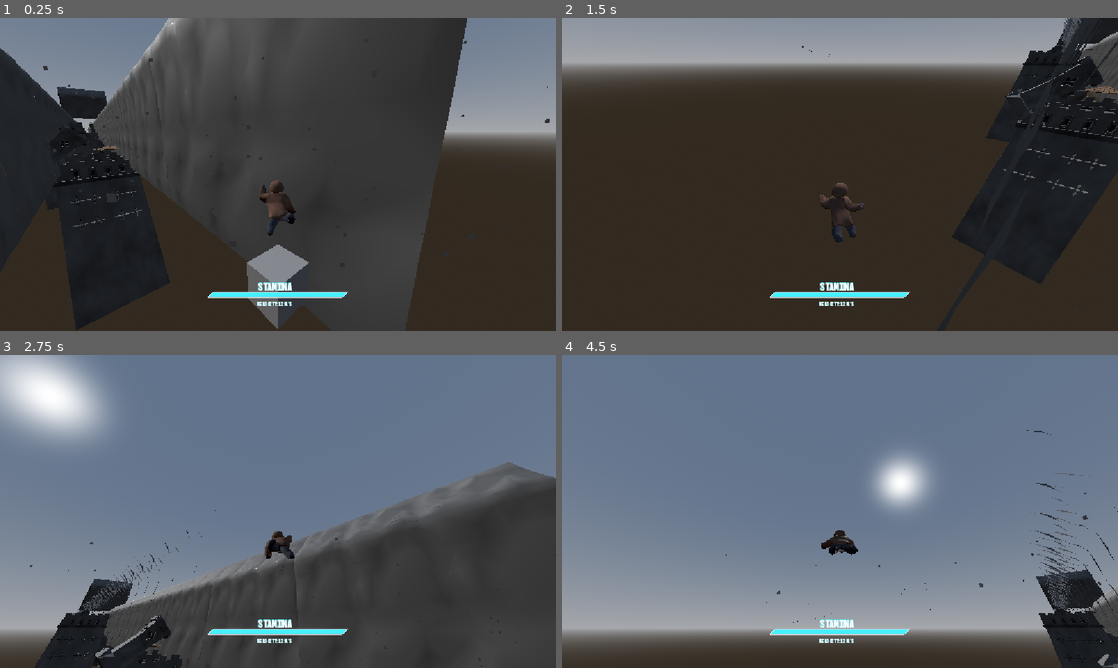
Above: before the commit, frames 1-4 (two rows, left to right).
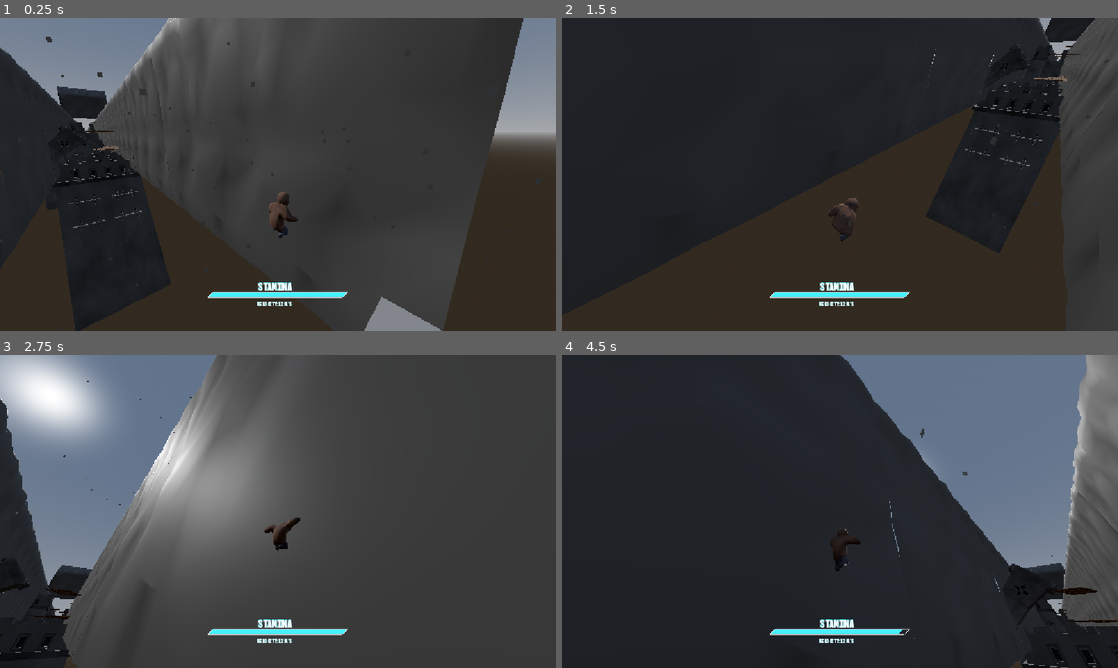
Above: after the commit, the same moments.

Repository: PortalGolem/havenIE2026GameJam
Game: Godot game, scene res://Scenes/Main.tscn
The game is run twice, just before and just after one commit, with the same random seed, the same clock (stepped at 60 frames per second) and the same inputs.
Inputs (mouse positions are in pixels of both pictures, inside the frame that each line leads up to):
- Up to frame 1 (0.25 s): no input
- Up to frame 2 (1.5 s): move the mouse to (962, 158) at 0.52 s; hold D (Right) 0.53-1.28 s; hold Shift (Dash) 0.53-1.28 s; tap Space (Jump) at 0.77, 0.8, 1.07, 1.35 s; move the mouse to (728, 190) at 1.27 s; hold S (Backward) from 1.28 s (still down)
- Up to frame 3 (2.75 s): tap Space (Jump) at 1.52, 1.82, 2.3 s; tap Shift (Dash) at 1.55 s; move the mouse to (333, 442) at 2.02 s; release S (Backward) at 2.03 s; press the mouse at (333, 442) at 2.03 s; hold D (Right) from 2.03 s (still down)
- Up to frame 4 (4.5 s): move the mouse to (812, 574) at 2.77 s; release D (Right) at 2.78 s; release the mouse at (812, 574) at 2.78 s; hold W (Forward) 2.78-3.53 s; tap Shift (Dash) at 2.85 s; tap Space (Jump) at 3.02, 3.32, 3.77, 3.8, 4.07, 4.35 s; move the mouse to (1006, 558) at 3.52 s; hold Shift (Dash) 3.53-4.28 s; hold A (Left) from 3.53 s (still down); move the mouse to (673, 464) at 4.27 s

The runs differ from the first frame. In frame 1, 9.5% of the frame differs, in the area x 0-99%, y 0-100%; in frame 2, 30%; in frame 3, 51%; in frame 4, 77%, in the area x 0-100%, y 0-100%.
Error before the commit: Cannot call method 'get' on a null value. (res://Player/PlayerController.gd:126)

Commit message:
fix crashing

Diff:
--- a/Assets/Models/PlayerAnimations.tscn
+++ b/Assets/Models/PlayerAnimations.tscn
@@ -26,25 +26,23 @@
 animation = &"jumping"
 
 [sub_resource type="AnimationNodeStateMachineTransition" id="AnimationNodeStateMachineTransition_yf4sw"]
+switch_mode = 1
 advance_mode = 2
 
 [sub_resource type="AnimationNodeStateMachineTransition" id="AnimationNodeStateMachineTransition_uxt4m"]
+switch_mode = 1
 advance_mode = 2
 
 [sub_resource type="AnimationNodeStateMachineTransition" id="AnimationNodeStateMachineTransition_4oj7t"]
+switch_mode = 1
 advance_mode = 2
 
 [sub_resource type="AnimationNodeStateMachineTransition" id="AnimationNodeStateMachineTransition_bjju2"]
+switch_mode = 1
 advance_mode = 2
 
 [sub_resource type="AnimationNodeStateMachineTransition" id="AnimationNodeStateMachineTransition_s6cer"]
-advance_mode = 2
-
-[sub_resource type="AnimationNodeStateMachineTransition" id="AnimationNodeStateMachineTransition_1ybee"]
-advance_mode = 2
-
-[sub_resource type="AnimationNodeStateMachineTransition" id="AnimationNodeStateMachineTransition_4uv6p"]
-switch_mode = 2
+switch_mode = 1
 advance_mode = 2
 
 [sub_resource type="AnimationNodeStateMachineTransition" id="AnimationNodeStateMachineTransition_h5pqb"]
@@ -52,17 +50,28 @@
 advance_mode = 2
 
 [sub_resource type="AnimationNodeStateMachineTransition" id="AnimationNodeStateMachineTransition_qhi2c"]
+switch_mode = 1
 advance_mode = 2
 
 [sub_resource type="AnimationNodeStateMachineTransition" id="AnimationNodeStateMachineTransition_xijfn"]
+switch_mode = 1
+advance_mode = 2
+
+[sub_resource type="AnimationNodeStateMachineTransition" id="AnimationNodeStateMachineTransition_1ybee"]
+switch_mode = 1
+advance_mode = 2
+
+[sub_resource type="AnimationNodeStateMachineTransition" id="AnimationNodeStateMachineTransition_4uv6p"]
+switch_mode = 2
 advance_mode = 2
 
 [sub_resource type="AnimationNodeStateMachineTransition" id="AnimationNodeStateMachineTransition_y2cn6"]
+switch_mode = 1
 advance_mode = 2
 
 [sub_resource type="AnimationNodeStateMachine" id="AnimationNodeStateMachine_6faft"]
 states/DoubleJump/node = SubResource("AnimationNodeAnimation_h5pqb")
-states/DoubleJump/position = Vector2(535.44, -21)
+states/DoubleJump/position = Vector2(481.44, -81)
 states/End/position = Vector2(1032, 101.3696)
 states/Falling/node = SubResource("AnimationNodeAnimation_m7dtw")
 states/Falling/position = Vector2(322.00003, 100.9237)
@@ -74,81 +83,81 @@
 states/Sprint/position = Vector2(641.072, 100.16902)
 states/jumping/node = SubResource("AnimationNodeAnimation_nggha")
 states/jumping/position = Vector2(802, 230.99834)
-transitions = ["Start", "Falling", SubResource("AnimationNod …(327 unchanged characters)… ionNodeStateMachineTransition_s6cer"), "Roll on Walll", "jumping", SubResource("AnimationNodeStateMachineTransition_1ybee"), "jumping", "Falling", SubResource("AnimationNodeStateMachineTransition_4uv6p"), "DoubleJump", "Falling", SubResource("AnimationNodeStateMachineTransition_h5pqb"), "Falling", "Roll RightWall (reversed)", SubResource("AnimationNodeStateMachineTransition_qhi2c"), "Sprint", "Roll RightWall (reversed)", SubResource("AnimationNodeStateMachineTransition_xijfn"), "Roll RightWall (reversed)", "jumpin …(61 unchanged characters)…
-graph_offset = Vector2(330, -240)
+transitions = ["Start", "Falling", SubResource("AnimationNod …(327 unchanged characters)… ionNodeStateMachineTransition_s6cer"), "DoubleJump", "Falling", SubResource("AnimationNodeStateMachineTransition_h5pqb"), "Falling", "Roll RightWall (reversed)", SubResource("AnimationNodeStateMachineTransition_qhi2c"), "Sprint", "Roll RightWall (reversed)", SubResource("AnimationNodeStateMachineTransition_xijfn"), "Roll on Walll", "jumping", SubResource("AnimationNodeStateMachineTransition_1ybee"), "jumping", "Falling", SubResource("AnimationNodeStateMachineTransition_4uv6p"), "Roll RightWall (reversed)", "jumpin …(61 unchanged characters)…
+graph_offset = Vector2(6, -118)
 
 [node name="Animamtiaons" unique_id=1687737446 instance=ExtResource("1_h5pqb")]
 
-[node name="Armature" parent="." index="0" unique_id=1544583536]
+[node name="Armature" parent="." index="0" unique_id=281443999]
 transform = Transform3D(0.01, 0, 0, 0, -4.3711387e-10, -0.01, 0, 0.01, -4.3711387e-10, 0, 0, 0)
 
-[node name="Skeleton3D" parent="Armature" index="0" unique_id=1343618362]
-bones/0/position = Vector3(-14.326654, -13.934332, -243.46822)
-bones/0/rotation = Quaternion(-0.73754853, -0.23817317, 0.24405892, 0.58286446)
-bones/1/position = Vector3(36.67784, -20.48984, -1.1551702)
-bones/1/rotation = Quaternion(0.077610135, 0.13410917, 0.9807672, -0.11868946)
-bones/2/position = Vector3(-1.8083254e-06, 101.28784, -6.5517215e-06)
-bones/2/rotation = Quaternion(-0.2781968, 0.18084851, -0.044460088, 0.94229704)
-bones/3/position = Vector3(3.5252024e-06, 81.36629, -6.1120654e-06)
-bones/3/rotation = Quaternion(0.54334027, -0.06994204, -0.113618836, 0.8288427)
-bones/4/position = Vector3(-4.4989506e-06, 10.007628, 2.200868e-07)
-bones/4/rotation = Quaternion(0.065252185, -0.060532168, -0.007442939, 0.9960033)
-bones/5/position = Vector3(4.0656887e-06, 10.391155, -1.937151e-07)
-bones/6/position = Vector3(-36.67785, -20.48985, 1.3625073)
-bones/6/rotation = Quaternion(-0.15199849, -0.22013064, 0.95217764, 0.14763758)
-bones/7/position = Vector3(-1.2345203e-05, 101.27372, -7.4912887e-06)
-bones/7/rotation = Quaternion(-0.091453664, 0.006074459, 0.013087178, 0.9957049)
-bones/8/position = Vector3(2.5968438e-06, 81.30672, -9.45103e-07)
-bones/8/rotation = Quaternion(0.65252614, 0.0939265, 0.13535313, 0.73963976)
-bones/9/position = Vector3(3.8530193e-06, 10.937734, -4.3640707e-06)
-bones/9/rotation = Quaternion(0.19373323, -0.071564004, 0.0040691514, 0.97843224)
-bones/10/position = Vector3(9.179114e-06, 9.48795, -3.2484509e-06)
-bones/11/position = Vector3(-1.4305115e-06, 36.89383, -0.69034415)
-bones/11/rotation = Quaternion(0.03603475, 0.01782606, -0.014482719, 0.9990867)
-bones/12/position = Vector3(2.6226044e-06, 43.050312, -1.1384486e-05)
-bones/12/rotation = Quaternion(0.090854935, 0.03464371, -0.017253775, 0.9951119)
-bones/13/position = Vector3(-3.3080578e-06, 49.200424, 9.417534e-06)
-bones/13/rotation = Quaternion(0.09085495, 0.0346438, -0.01725378, 0.9951119)
-bones/14/position = Vector3(26.788757, 43.40868, -0.131257)
-bones/14/rotation = Quaternion(-0.42417854, -0.5385653, 0.5759114, -0.44536072)
-bones/15/position = Vector3(9.23316e-06, 57.98897, 1.8692119e-05)
-bones/15/rotation = Quaternion(-0.29135942, -0.17656955, 0.26931113, 0.9007799)
-bones/16/position = Vector3(-6.615813e-06, 58.27228, 5.4672964e-06)
-bones/16/rotation = Quaternion(0.09832993, 0.10202643, 0.26109987, 0.9548554)
-bones/17/position = Vector3(4.3537148e-07, 82.12621, 1.3717663e-06)
-bones/17/rotation = Quaternion(-0.17779914, -0.036553085, 0.08451532, 0.9797492)
-bones/18/position = Vector3(1.0908577e-06, 4.298011, 1.6229424e-06)
-bones/18/rotation = Quaternion(0.34897378, -0.012238599, 0.07341578, 0.93417215)
-bones/19/position = Vector3(1.1086463e-05, 13.909429, -4.7008502e-06)
-bones/19/rotation = Quaternion(0.5585628, -0.048543494, 0.1241184, 0.8186853)
-bones/20/position = Vector3(2.9941182, 12.96608, -4.533174)
-bones/20/rotation = Quaternion(-0.13760167, -0.006043837, -0.108170524, 0.9845448)
-bones/21/position = Vector3(-0.0052250624, 13.869185, -0.7683346)
-bones/22/position = Vector3(6.0796738e-06, 55.35039, -2.0952044e-05)
-bones/22/rotation = Quaternion(0.06408592, 0.016996955, 0.055911165, 0.9962319)
-bones/23/position = Vector3(2.2888184e-05, 40.29781, -1.3557034)
-bones/23/rotation = Quaternion(0.05059442, 0.1392589, -0.08114952, 0.9856277)
-bones/24/position = Vector3(-3.8146973e-06, 103.978714, -3.498083)
-bones/25/position = Vector3(-26.788742, 43.412132, -0.3156148)
-bones/25/rotation = Quaternion(0.53246355, -0.45509866, 0.5784059, 0.41810808)
-bones/26/position = Vector3(1.4920345e-05, 57.988987, -1.7319853e-06)
-bones/26/rotation = Quaternion(-0.28905302, 0.1775109, -0.27883416, 0.8984375)
-bones/27/position = Vector3(-1.3728155e-06, 58.273525, -4.000308e-06)
-bones/27/rotation = Quaternion(0.07097365, -0.039558597, -0.17152628, 0.9818232)
-bones/28/position = Vector3(8.658321e-06, 82.12444, -1.0045192e-06)
-bones/28/rotation = Quaternion(0.1011406, 0.14273474, -0.19073571, 0.9659282)
-bones/29/position = Vector3(1.3760629e-07, 6.362248, -1.2779405e-05)
-bones/29/rotation = Quaternion(0.25994548, 0.025103923, -0.06859198, 0.9628569)
-bones/30/position = Vector3(5.3048157e-06, 12.175822, 1.4796856e-05)
-bones/30/rotation = Quaternion(0.4824677, 0.011833362, -0.020068757, 0.8756039)
-bones/31/position = Vector3(-0.5966809, 13.617435, -4.704479)
-bones/31/rotation = Quaternion(-0.13056548, 0.019785844, 0.0738315, 0.98848885)
-bones/32/position = Vector3(1.5220084, 13.57924, -0.9474573)
+[node name="Skeleton3D" parent="Armature" index="0" unique_id=910120800]
+bones/0/position = Vector3(-15.282215, -42.333244, -262.91125)
+bones/0/rotation = Quaternion(-0.28827924, 0.08330861, -0.08710657, 0.94993013)
+bones/1/position = Vector3(36.677845, -20.48984, -1.1551886)
+bones/1/rotation = Quaternion(0.04067154, 0.2299926, 0.90974927, -0.34322828)
+bones/2/position = Vector3(2.0651785e-05, 101.28787, -1.8910483e-05)
+bones/2/rotation = Quaternion(-0.9368303, 0.058088165, -0.11726611, 0.32438156)
+bones/3/position = Vector3(2.2633547e-05, 81.36629, 7.722057e-06)
+bones/3/rotation = Quaternion(0.76474464, -0.09558697, -0.07561815, 0.63270116)
+bones/4/position = Vector3(6.5525164e-06, 10.007615, 8.438557e-06)
+bones/4/rotation = Quaternion(0.09286151, 0.0023161133, -0.0020775287, 0.9956742)
+bones/5/position = Vector3(3.488362e-05, 10.391156, 5.2154064e-07)
+bones/6/position = Vector3(-36.677845, -20.489819, 1.3625003)
+bones/6/rotation = Quaternion(-0.21339956, 0.17301437, 0.9329953, 0.23247899)
+bones/7/position = Vector3(3.413788e-06, 101.27373, 1.8934588e-05)
+bones/7/rotation = Quaternion(-0.26048788, -0.07672799, 0.041421004, 0.96153176)
+bones/8/position = Vector3(7.003686e-06, 81.30674, 4.41412e-06)
+bones/8/rotation = Quaternion(0.60482943, 0.12876128, 0.21085526, 0.75706154)
+bones/9/position = Vector3(1.9257511e-06, 10.937721, -1.5633468e-06)
+bones/9/rotation = Quaternion(0.08759736, -0.0013603577, 0.009068943, 0.99611384)
+bones/10/position = Vector3(1.0371207e-05, 9.487925, -6.586312e-06)
+bones/11/position = Vector3(-8.34465e-07, 36.893826, -0.69034445)
+bones/11/rotation = Quaternion(-0.034913387, 0.0017648671, -0.01225837, 0.9993136)
+bones/12/position = Vector3(2.3841858e-06, 43.050343, 4.1723223e-07)
+bones/12/rotation = Quaternion(-0.05272375, -0.009207175, -0.014771867, 0.9984575)
+bones/13/position = Vector3(2.3841858e-06, 49.20041, 1.31726265e-05)
+bones/13/rotation = Quaternion(-0.052778732, -0.008748556, -0.01475212, 0.998459)
+bones/14/position = Vector3(26.788744, 43.40863, -0.13122521)
+bones/14/rotation = Quaternion(-0.628473, -0.3457388, 0.586172, -0.3766814)
+bones/15/position = Vector3(9.890233e-06, 57.988987, 1.9533292e-05)
+bones/15/rotation = Quaternion(0.2606483, -0.19870646, -0.3170805, 0.88996536)
+bones/16/position = Vector3(-2.9483499e-05, 58.272278, 6.9451435e-06)
+bones/16/rotation = Quaternion(0.008414008, 4.0872026e-05, 0.5267408, 0.8499844)
+bones/17/position = Vector3(-6.6570306e-06, 82.1262, 1.7044375e-05)
+bones/17/rotation = Quaternion(-0.060214162, 0.23483805, 0.0681933, 0.96776813)
+bones/18/position = Vector3(-6.5162607e-07, 4.298009, -5.503676e-05)
+bones/18/rotation = Quaternion(0.14043881, -0.01385238, 0.1282842, 0.9816457)
+bones/19/position = Vector3(7.2717658e-06, 13.909437, -1.3283918e-05)
+bones/19/rotation = Quaternion(0.22706921, -0.008319775, 0.10037714, 0.96865624)
+bones/20/position = Vector3(2.9941201, 12.966099, -4.53314)
+bones/20/rotation = Quaternion(-0.1816093, -5.4845616e-05, -0.10248596, 0.97801566)
+bones/21/position = Vector3(-0.005217433, 13.869186, -0.7683413)
+bones/22/position = Vector3(-2.503395e-06, 55.350346, 3.46831e-05)
+bones/22/rotation = Quaternion(-0.13224037, -0.0033646973, 0.016811145, 0.99106944)
+bones/23/position = Vector3(9.536743e-07, 40.297825, -1.3557041)
+bones/23/rotation = Quaternion(0.06722646, 0.0036026496, 0.12649578, 0.98967993)
+bones/24/position = Vector3(3.8146973e-06, 103.97875, -3.498043)
+bones/25/position = Vector3(-26.788761, 43.41211, -0.3155747)
+bones/25/rotation = Quaternion(0.5130959, -0.4866013, 0.4962691, 0.50365543)
+bones/26/position = Vector3(-3.6253407e-06, 57.988976, 1.09111315e-05)
+bones/26/rotation = Quaternion(-0.14884964, 0.3796529, -0.23034179, 0.8835442)
+bones/27/position = Vector3(1.15681705e-05, 58.273514, -8.659692e-06)
+bones/27/rotation = Quaternion(0.005657165, -0.000112776645, -0.30765238, 0.95148206)
+bones/28/position = Vector3(-1.7157421e-05, 82.12446, 3.3198685e-05)
+bones/28/rotation = Quaternion(-0.31900212, 0.46209815, 0.06454382, 0.8249467)
+bones/29/position = Vector3(1.71295e-05, 6.362239, -4.6103223e-06)
+bones/29/rotation = Quaternion(0.019090232, 0.0038458072, -0.1800971, 0.98345613)
+bones/30/position = Vector3(1.293421e-05, 12.175819, 3.352763e-06)
+bones/30/rotation = Quaternion(0.2701495, 0.0049381056, -0.004836223, 0.9627936)
+bones/31/position = Vector3(-0.5966828, 13.617433, -4.7044544)
+bones/31/rotation = Quaternion(-0.19014251, 0.019850725, 0.0636428, 0.97949034)
+bones/32/position = Vector3(1.5219998, 13.57925, -0.94749165)
 
-[node name="AlaskanMan_BaseMesh_001" parent="Armature/Skeleton3D" index="0" unique_id=1567872197]
+[node name="AlaskanMan_BaseMesh_001" parent="Armature/Skeleton3D" index="0" unique_id=1625644935]
 surface_material_override/0 = SubResource("StandardMaterial3D_h5pqb")
 
-[node name="AnimationPlayer" parent="." index="1" unique_id=2072421757]
+[node name="AnimationPlayer" parent="." index="1" unique_id=1645784397]
 autoplay = &"Falling"
 
 [node name="AnimationTree" type="AnimationTree" parent="AnimationPlayer" index="0" unique_id=2117888632]
--- a/Player/PlayerController.gd
+++ b/Player/PlayerController.gd
@@ -72,7 +72,7 @@
 var finalTargetEnemyPosition:Vector3
 var finalTargetEnemyID:int
 var died = false
-var state_machine:AnimationNodeStateMachinePlayback
+@onready var state_machine: AnimationNodeStateMachinePlayback = $Animator/AnimationPlayer/AnimationTree.get("parameters/playback")
 @export var doubleJumpLimit:int
 @export var dashLimit:int
 @export var enemySize:float
@@ -121,9 +121,9 @@
 
 # Called when the node enters the scene tree for the first time.
 func _ready() -> void:
+	state_machine.travel("Falling")
 	Engine.time_scale = 1.0
 
-	state_machine = find_child_recursive($Animator).get("parameters/playback")
 
 	Input.mouse_mode = Input.MOUSE_MODE_CAPTURED
 	currentMovement = initialMovementMode
@@ -305,6 +305,7 @@
 
 func check_dash():
 	if dashed && currentDashes < doubleJumpLimit && stanima > stanima_dash_cost:
+		state_machine.travel("Sprint")
 		currentDashes += 1
 		stanima -= stanima_dash_cost
 		dashed = false
@@ -341,6 +342,7 @@
 
 func check_wall_jump():
 	if jumped && stanima > stanima_jump_cost:
+		state_machine.travel("jumping")
 		jumped = false
 		stanima -= stanima_jump_cost
 		velocity.y = 0
@@ -354,18 +356,20 @@
 
 func check_double_jump():
 	if jumped && currentDoubleJumps > doubleJumpLimit && stanima > stanima_jump_cost:
+		state_machine.travel("DoubleJump")
 		jumped = false
 		currentDoubleJumps += 1
 		stanima -= stanima_jump_cost
 		velocity.y = 0
 		velocity += Vector3(doubleJumpVector.x, doubleJumpVector.y, -doubleJumpVector.z)
 
-func find_child_recursive(target:Node3D) -> AnimationTree:
+func find_child_recursive(target: Node) -> AnimationTree:
 	for child in target.get_children():
 		if child is AnimationTree:
 			return child
 
-	for child in target.get_children():
-		return find_child_recursive(child)
+		var result := find_child_recursive(child)
+		if result != null:
+			return result
 
 	return null
--- a/Player/player.tscn
+++ b/Player/player.tscn
@@ -4,7 +4,7 @@
 [ext_resource type="PackedScene" uid="uid://dl06wuwytb8l1" path="res://Objects/StanimaBarGUI.tscn" id="2_4ntmi"]
 [ext_resource type="PackedScene" uid="uid://chkuemajlf13r" path="res://Objects/SnowfallParticles.tscn" id="3_btcbx"]
 [ext_resource type="PackedScene" uid="uid://c20ilkhh6re64" path="res://Objects/death_screen.tscn" id="4_gwnis"]
-[ext_resource type="PackedScene" uid="uid://gtcuylkxqpki" path="res://Assets/Animations/PlayerAnimations.tscn" id="5_k53q1"]
+[ext_resource type="PackedScene" uid="uid://cr2vqqo463y1f" path="res://Assets/Models/PlayerAnimations.tscn" id="5_k53q1"]
 
 [sub_resource type="SphereShape3D" id="SphereShape3D_2m7an"]
 
@@ -58,8 +58,8 @@
 [node name="DeathScreen" parent="." unique_id=371659971 instance=ExtResource("4_gwnis")]
 modulate = Color(1, 1, 1, 0)
 
-[node name="Animator" parent="." unique_id=2124482649 instance=ExtResource("5_k53q1")]
-transform = Transform3D(-0.23000003, 0, -1.7145661e-08, 0, 0.23, 0, 1.7145661e-08, 0, -0.23000003, 0, 0, 0)
+[node name="Animator" parent="." unique_id=1687737446 instance=ExtResource("5_k53q1")]
+transform = Transform3D(-0.20499998, 0, -1.7921668e-08, 0, 0.205, 0, 1.7921668e-08, 0, -0.20499998, 0, 0, 0)
 
 [connection signal="body_entered" from="WallCollider" to="." method="_playerEnterWallCollider"]
 [connection signal="body_entered" from="FloorCollider" to="." method="_playerEnterFloorCollider"]
